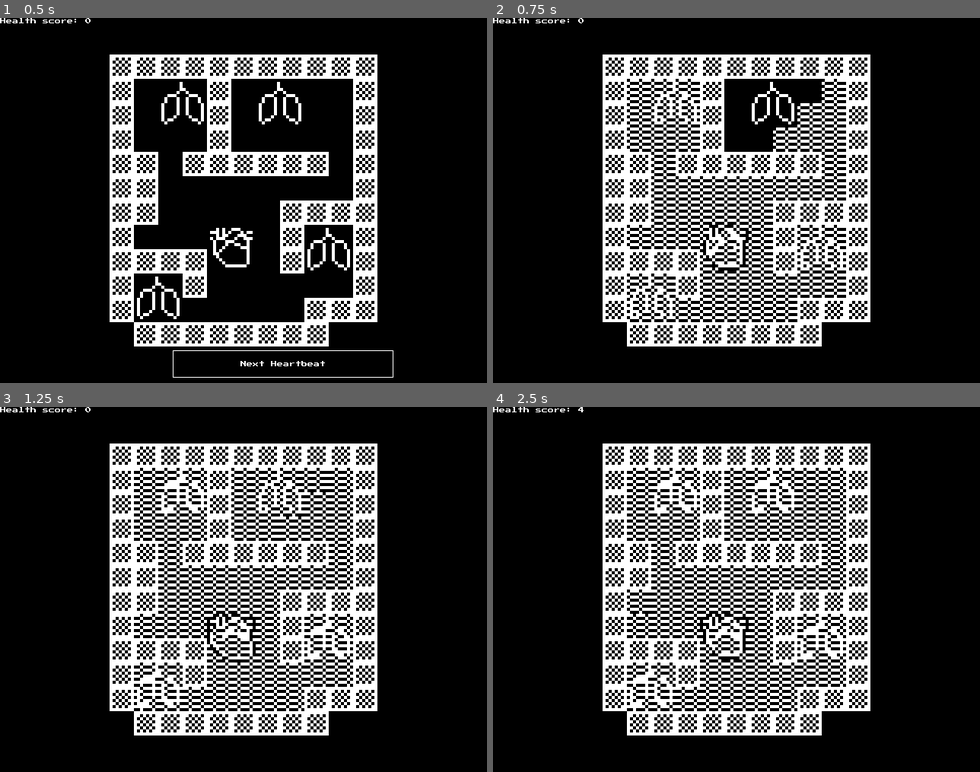
Above: before the commit, frames 1-4 (two rows, left to right).
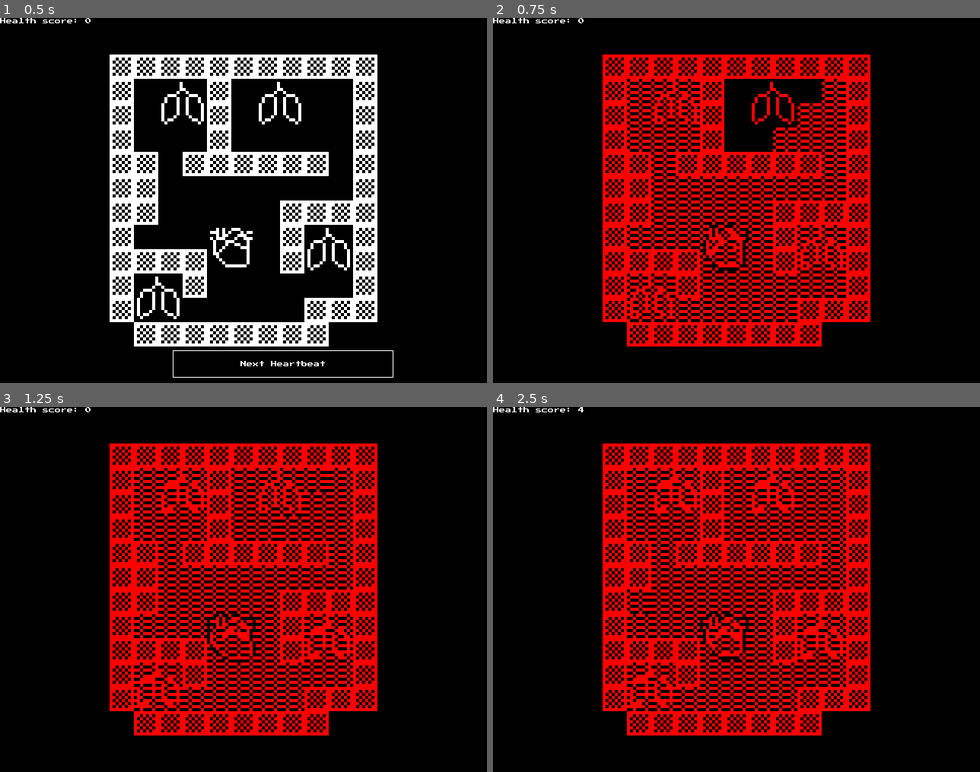
Above: after the commit, the same moments.

Repository: Hernqvist/b1t-jam
Game: Godot game, scene res://menu.tscn
Same seed, same stepped clock (60 frames per second), same inputs: the game is played once before the commit and once after it.
Inputs (mouse positions are in pixels of both pictures, inside the frame that each line leads up to):
- Up to frame 1 (0.5 s): no input
- Up to frame 2 (0.75 s): click "Next Heartbeat" at 0.5 s
- Up to frame 3 (1.25 s): no input
- Up to frame 4 (2.5 s): move the mouse to (843, 571) at 1.27 s; click (843, 571) at 1.35 s; move the mouse to (639, 607) at 2.02 s; click (639, 607) at 2.1 s

Frame 1 is identical in both runs. In frame 2, 25% of the frame differs, in the area x 22-78%, y 10-90%; in frame 3, 27%; in frame 4, 27%.

Commit message:
Modulate color to red in blood flowing state

Diff:
--- a/game.gd
+++ b/game.gd
@@ -24,6 +24,7 @@
 	print(state)
 	match state:
 		State.BLOOD_FLOWING:
+			system.modulate = Color("red")
 			system.begin_adding_blood(system.heart.coords)
 			var tween := create_tween()
 			tween.tween_interval(1)
@@ -39,6 +40,7 @@
 			system.add_viruses(4)
 			tween.tween_callback(set_state.bind(State.PLAYING))
 		State.PLAYING:
+			system.modulate = Color("white")
 			system.clear_blood()
 			system.actions_left = 3
 
